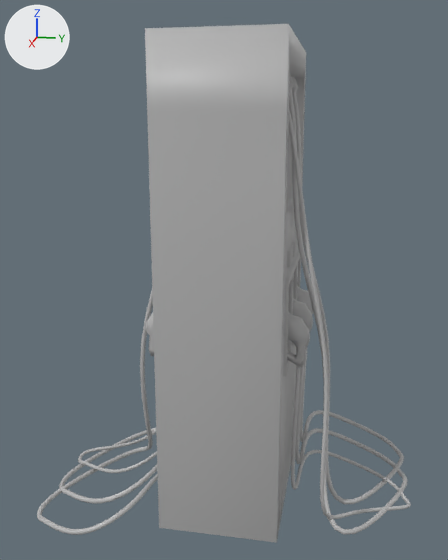
The FBX model Assets/Models/GasStation/GasPump.fbx, before and after one commit.
Camera for both pictures: a camera (50 mm lens) standing at (4.59, 1.09, 2.47) and looking at (0.65, 0.3, 1.49). Every picture has the same lights, and +X, +Y and +Z are marked at upper left. Where no turn or scale is listed for an object, it has been applied to the vertices.

The first picture shows 'GasPump'.
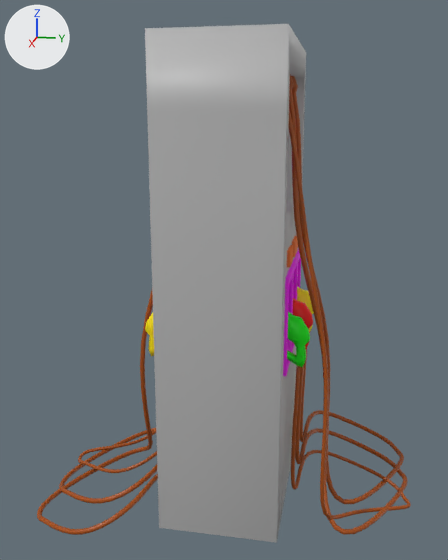
Patch to the scene script:
```diff
--- a/Assets/Models/GasStation/GasPump.fbx.py
+++ b/Assets/Models/GasStation/GasPump.fbx.py
@@ mat_lambert4 @@
+mat_lambert4 = principled_material('lambert4')
+mat_lambert4.base_color = (1.0, 0.8, 0.0)  # yellow #ffe700
@@ mat_lambert12 @@
+mat_lambert12 = principled_material('lambert12')
+mat_lambert12.base_color = (0.381, 0.0745, 0.0)  # brown #a64d00
@@ mat_lambert7 @@
+mat_lambert7 = principled_material('lambert7')
+mat_lambert7.base_color = (1.0, 0.0, 1.0)  # pink #ff00ff
@@ mat_lambert8 @@
+mat_lambert8 = principled_material('lambert8')
+mat_lambert8.base_color = (0.0, 1.0, 0.0)  # green #00ff00
@@ mat_lambert5 @@
+mat_lambert5 = principled_material('lambert5')
+mat_lambert5.base_color = (1.0, 0.0, 0.0)  # red #ff0000
@@ mat_lambert3 @@
+mat_lambert3 = principled_material('lambert3')
+mat_lambert3.base_color = (1.0, 1.0, 1.0)  # white #ffffff
@@ mat_lambert9 @@
+mat_lambert9 = principled_material('lambert9')
+mat_lambert9.base_color = (1.0, 0.181, 0.0)  # orange #ff7600
@@ mat_lambert10 @@
+mat_lambert10 = principled_material('lambert10')
+mat_lambert10.base_color = (0.0, 0.0, 0.0)  # black #000000
@@ me_mesh @@
 me_mesh.from_pydata(...)  # 5360 vertices, 5302 faces; spans x -0.29..1.56, y -0.85..1.6, z -0.02..2.98
 # used by ob_gaspump; location = (0.0, 0.0, 0.0)
+# me_mesh part 1: 67 of the faces centred in x 0.92..1.0, y -0.14..0.12, z 1.05..1.44 switch from mat_lambert1 (grey #bcbcbc) to mat_lambert4 (yellow #ffe700)
+# me_mesh part 2: 64 of the faces centred in x 0.28..0.35, y 0.72..0.89, z 1.05..1.38 switch from mat_lambert1 (grey #bcbcbc) to mat_lambert4 (yellow #ffe700)
+# me_mesh part 3: 156 of the faces centred in x 0.6..0.68, y -0.14..0.89, z 1.05..1.44 switch from mat_lambert1 (grey #bcbcbc) to mat_lambert5 (red #ff0000)
+# me_mesh part 4: 64 of the faces centred in x 0.92..1.0, y 0.72..0.89, z 1.05..1.38 switch from mat_lambert1 (grey #bcbcbc) to mat_lambert8 (green #00ff00)
+# me_mesh part 5: 2238 of the faces centred in x -0.28..1.21, y 0.61..1.59, z -0.02..2.87 switch from mat_lambert1 (grey #bcbcbc) to mat_lambert12 (brown #a64d00)
+# me_mesh part 6: 2238 of the faces centred in x 0.07..1.56, y -0.85..0.13, z -0.02..2.87 switch from mat_lambert1 (grey #bcbcbc) to mat_lambert12 (brown #a64d00)
+# me_mesh part 7: 44 of the faces centred in x 0.16..1.11, y 0.7..0.77, z 1.03..1.63 switch from mat_lambert1 (grey #bcbcbc) to mat_lambert7 (pink #ff00ff)
+# me_mesh part 8: all 15 faces centred in x 0.22..1.05, y 0.76..0.77, z 1.68..1.78 switch from mat_lambert1 (grey #bcbcbc) to mat_lambert9 (orange #ff7600)
+me_mesh.materials.append(mat_lambert10)  # black #000000
+me_mesh.materials.append(mat_lambert3)  # white #ffffff
```

Location of each change, (x1, y1, x2, y2) in pixels of the pictures (448 x 560 px):
part 1 of me_mesh, recoloured (grey to yellow)
    both: (145, 313, 154, 356)
part 2 of me_mesh, recoloured (grey to yellow)
    both: (297, 286, 314, 334)
part 3 of me_mesh, recoloured (grey to red)
    both: (293, 298, 313, 349)
part 4 of me_mesh, recoloured (grey to green)
    both: (287, 312, 310, 367)
part 5 of me_mesh, recoloured (grey to brown)
    both: (289, 74, 411, 534)
part 6 of me_mesh, recoloured (grey to brown)
    both: (37, 290, 158, 535)
part 7 of me_mesh, recoloured
    both: (283, 248, 301, 376)
part 8 of me_mesh, recoloured (grey to brown)
    both: (287, 236, 298, 267)
